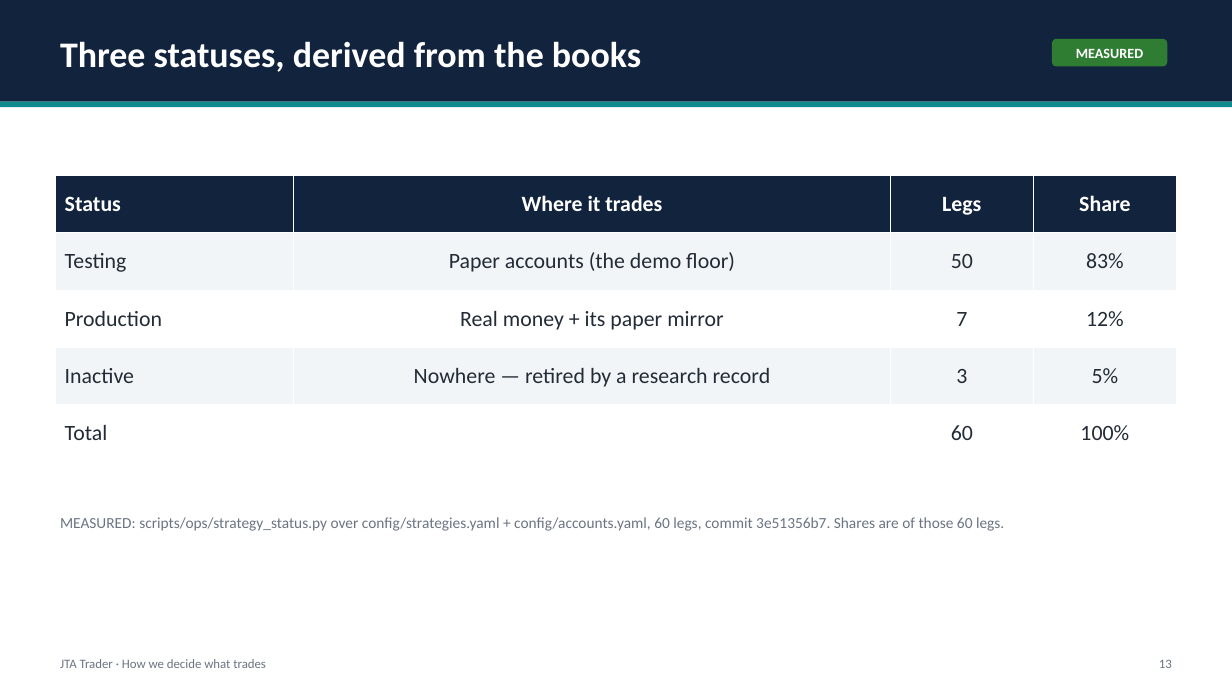
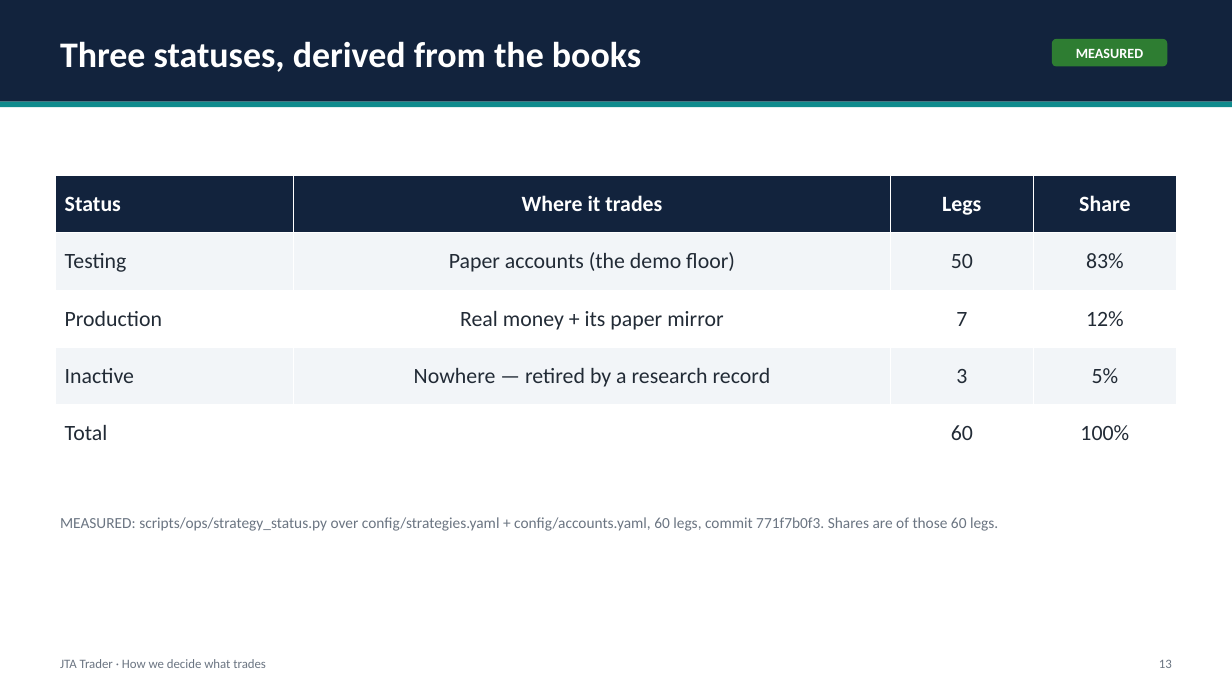
Before and after one commit to benbaichmankass/JTA-Trader, a slide deck: slide 13 of docs/pitch/jta-trader-pitch-deck.pptx. Drawn at 1232x693 pixels with LibreOffice and Linux fonts; fonts in the diff are those of the drawing. Boxes give left, top, right and bottom in pixels: in the first picture for what was removed or moved away, otherwise in the second. Text is boxed around its words. In the diff, an @@ line names an element or a change of style, - is before the commit and + after.

```diff
--- a/docs/pitch/jta-trader-pitch-deck.pptx
+++ b/docs/pitch/jta-trader-pitch-deck.pptx
@@ text at box(60, 517, 998, 531): text changed @@
-MEASURED: scripts/ops/strategy_status.py over config/strategies.yaml + config/accounts.yaml, 60 legs, commit 3e51356b7. Shares are of those 60 legs.
+MEASURED: scripts/ops/strategy_status.py over config/strategies.yaml + config/accounts.yaml, 60 legs, commit 771f7b0f3. Shares are of those 60 legs.
```
Also in this commit, not shown: 7 other slides changed, 2 other files.
